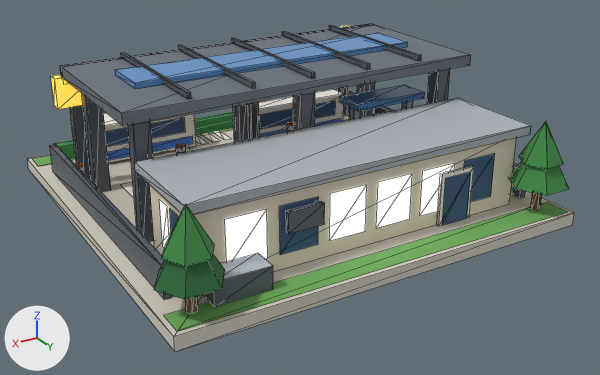
Renders of the glTF model public/models/31.glb from each side of a commit.
Rendered twice from a camera (50 mm lens) standing at (0.91, 1.609, 0.812) and looking at (-0.013, 0.071, 0.043). Every picture has the same lights, and +X, +Y and +Z are marked at lower left. The first picture is the older version. Mesh edges are drawn as thin lines. Vertices at exactly the same position are counted once.

The first picture shows 'b31'.
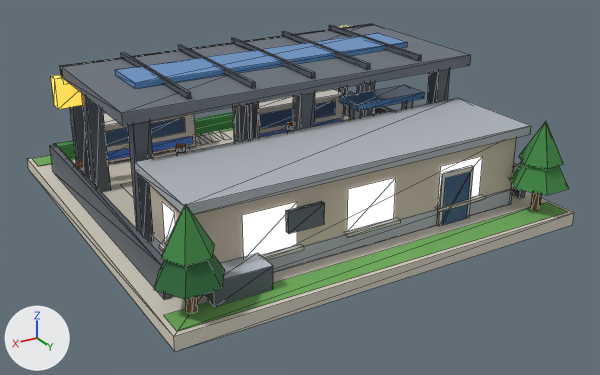
Location of each change, (x1, y1, x2, y2) in pixels of the pictures (600 x 375 px; the box of a moved part takes in the faces that stretch with it):
'b31', surface changed, reshaped
    both: (27, 24, 574, 351)
part 1 of me_b31, moved or reshaped (not visible before)
    after: (151, 188, 513, 272)
part 2 of me_b31, rebuilt (44% wider)
    before: (464, 154, 495, 202)
    after: (438, 156, 483, 206)
part 3 of me_b31, rebuilt
    before: (225, 210, 268, 262)
    after: (242, 202, 297, 257)
part 4 of me_b31, rebuilt
    before: (170, 209, 178, 233)
    after: (162, 202, 175, 245)
part 5 of me_b31, deleted
    before: (159, 163, 455, 255)
part 6 of me_b31, added
    after: (159, 178, 485, 260)

The change, as a diff of the scene's bpy script:
```diff
--- a/public/models/31.glb.py
+++ b/public/models/31.glb.py
@@ mat_wall_cream @@
 n2 = _N.new('ShaderNodeMix'); n2.name = 'Mix'
 n2.inputs[0].default_value = 1.0  # 'Factor'
-n2.inputs[7].default_value = (0.823, 0.738, 0.578, 1.0)  # 'B', pale yellow #eadfc8
+n2.inputs[7].default_value = (0.604, 0.521, 0.423, 1.0)  # 'B', light grey #ccbfae
 n3 = _N.new('ShaderNodeVertexColor'); n3.name = 'Color Attribute'
@@ mat_white @@
 n2 = _N.new('ShaderNodeMix'); n2.name = 'Mix'
 n2.inputs[0].default_value = 1.0  # 'Factor'
-n2.inputs[7].default_value = (0.88, 0.855, 0.791, 1.0)  # 'B', white #f1eee6
+n2.inputs[7].default_value = (0.617, 0.597, 0.552, 1.0)  # 'B', light grey #cecbc4
 n3 = _N.new('ShaderNodeVertexColor'); n3.name = 'Color Attribute'
@@ mat_glow_window_res @@
+mat_glow_window_res = bpy.data.materials.new('glow_window_res')
+# nodes: BsdfPrincipled, Mix, OutputMaterial, VertexColor
+# colours: blue #3d5a82, mixed with the vertex colours
@@ me_b31 @@
 # used by ob_b31; location = (0.0, 0.0, 0.0)
-me_b31.from_pydata(...)  # 742 vertices, 812 faces; spans x -0.488..0.488, y -0.48..0.48, z 0.0..0.34
+me_b31.from_pydata(...)  # 766 vertices, 838 faces; spans x -0.488..0.488, y -0.48..0.48, z 0.0..0.34
+# me_b31 part 1: the loose piece of 8 vertices spanning x -0.053..0.053, y 0.151..0.159, z 0.03..0.15 is scaled about its middle by (7.42, 25.7, 0.312), then moved by (0.0, 0.115, -0.041), in mat_slab
+# me_b31 part 2: the loose piece of 4 vertices spanning x -0.326..-0.24, y 0.373, z 0.064..0.166 is rebuilt with 4 vertices and now spans x -0.291..-0.175, y 0.373, z 0.074..0.166, in mat_glow_window_res
+# me_b31 part 3: the loose piece of 4 vertices spanning x 0.24..0.326, y 0.373, z 0.064..0.166 is rebuilt with 4 vertices and now spans x 0.175..0.291, y 0.373, z 0.074..0.166, in mat_glow_window_res
+# me_b31 part 4: the loose piece of 4 vertices spanning x 0.393, y 0.276..0.314, z 0.064..0.166 is rebuilt with 4 vertices and now spans x 0.393, y 0.241..0.299, z 0.074..0.166, in mat_glow_window_res
+# me_b31 part 5: 10 loose pieces with 40 vertices, spanning x -0.393..0.393, y 0.167..0.373, z 0.064..0.166, are deleted
+# me_b31 part 6
+# 28 vertices are added at x -0.403..0.403, y 0.156..0.384, z 0.067..0.166
+# 16 new vertices lie (0.0, 0.0, 0.007) away from vertices in x -0.403..0.403, y 0.156..0.384, z 0.067
+# 6 new vertices lie (0.0, 0.011, 0.0) away from vertices in x -0.299..0.299, y 0.156, z 0.074
+# 6 new vertices lie (0.0, -0.011, 0.0) away from vertices in x -0.299..0.299, y 0.384, z 0.074
+# 4 new faces join them, mat_glow_window_res
+# 32 new faces join them, mat_white
+# other edits to the shape of me_b31 do not show in these pictures
 me_b31.materials.append(mat_paving)
@@ me_b31 @@
 me_b31.materials.append(mat_glass_dark)
-me_b31.materials.append(mat_glow_window)
 me_b31.materials.append(mat_white)
@@ me_b31 @@
 me_b31.materials.append(mat_tree_dark)
+me_b31.materials.append(mat_glow_window_res)
```
